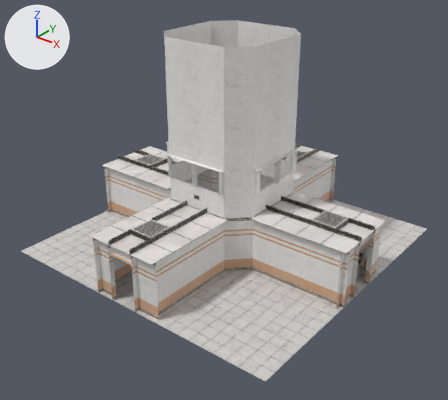
The Blender file Rooms/EntranceZone/ez_hall_cross.blend as it was, and as the next commit left it.
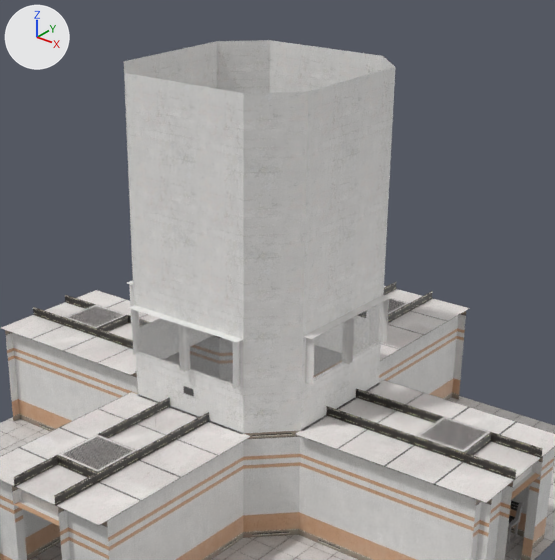
Old and new are each drawn whole from a 50 mm lens placed at (13.93, -19.15, 11.35), pointed at (-0.43, -1.19, 0.22) and again close up on the part from 23% to 85% of the width and 0% to 71% of the height. Lighting does not change. The marker at upper left points along +X, +Y and +Z.

In view in the first close-up: 'ceiling', 'misc', 'officewall', 'tilefloor', 'white'.
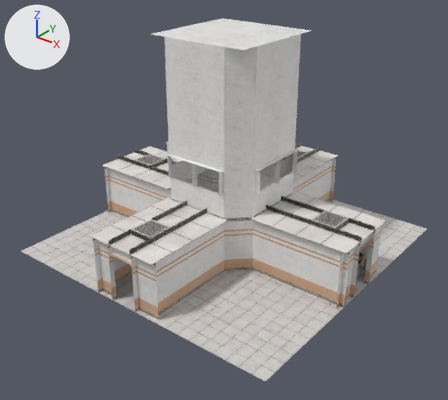
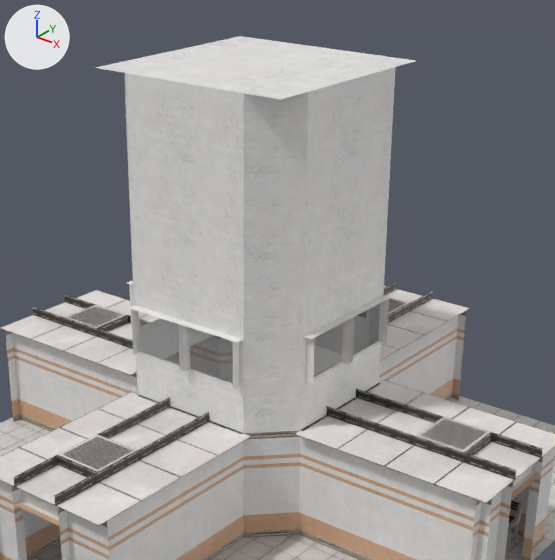
Where the newer file only moved an object's origin or applied its transform, the numbers keep the older frame.

Boxes [x1, y1, x2, y2] around the edits, measured in the close-ups (555 x 560 px):
'white', reshaped (18% wider)
    before: [124, 40, 395, 433]
    after: [95, 36, 416, 433]
part 1 of me_white_8, added
    after: [95, 36, 416, 100]

The change, as a list of edits to the scene's bpy script:
```text
Change me_white_8:
    used by ob_white; location = (0.0, 0.0, 0.0)
    verts and faces of me_white_8; kept vertices keep their numbers, new ones are numbered from 104
    remove me_white_8.from_pydata(...)  # 104 vertices, 44 faces; spans x -3.23..1.57, y -2.63..2.17, z 0.19..6.79
    add me_white_8.from_pydata(...)  # 108 vertices, 45 faces; spans x -3.23..1.57, y -2.63..2.17, z 0.19..6.79
    me_white_8 part 1
    add verts[104] = (-3.03, 1.97, 6.79)  # pixel (240, 36)
    add verts[105] = (1.37, 1.97, 6.79)  # pixel (417, 60)
    add verts[106] = (1.37, -2.43, 6.79)  # pixel (280, 99)
    add verts[107] = (-3.03, -2.43, 6.79)  # pixel (94, 67)
    add faces += [(104, 107, 106, 105)]
```
